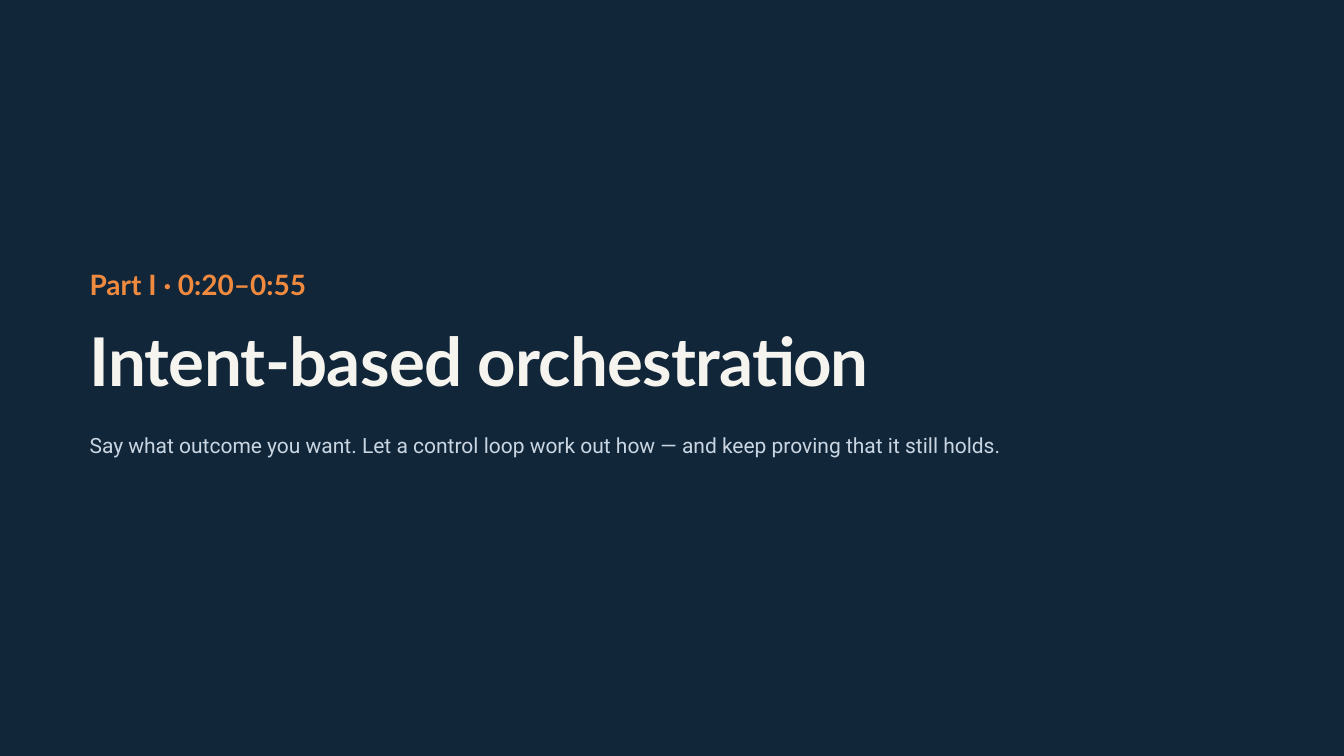
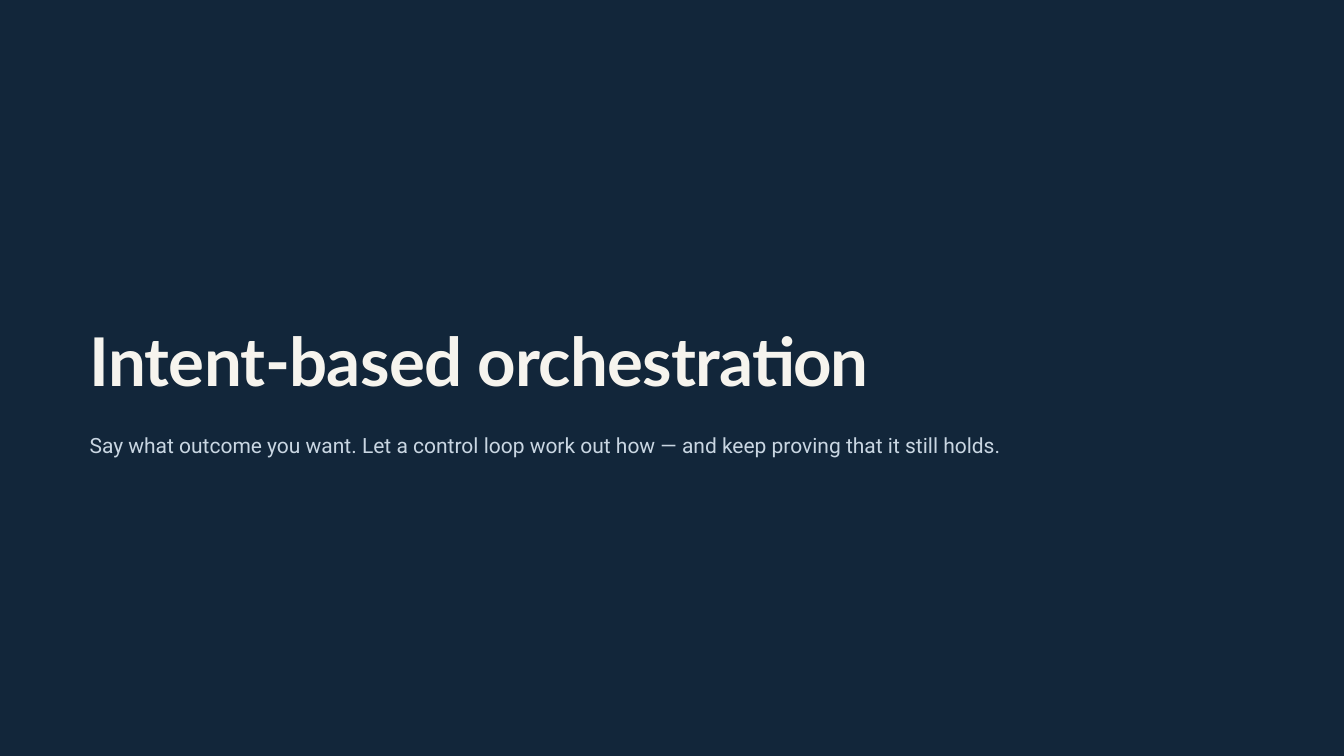
Before and after one commit to SannioEvolution/Material, a slide deck: slide 7 of 22 - Intent-Based Cloud Orchestration & Policy-as-Code for Compliance.pptx (slide 9 before the commit). Drawn at 1344x756 pixels with LibreOffice and Linux fonts; fonts in the diff are those of the drawing. Boxes give left, top, right and bottom in pixels: in the first picture for what was removed or moved away, otherwise in the second. Text is boxed around its words. In the diff, an @@ line names an element or a change of style, - is before the commit and + after.

```diff
--- a/22 - Intent-Based Cloud Orchestration & Policy-as-Code for Compliance.pptx
+++ b/22 - Intent-Based Cloud Orchestration & Policy-as-Code for Compliance.pptx
@@ text removed at box(90, 274, 306, 296) @@
-Part I · 0:20–0:55
```
Also in this commit, not shown: 8 other slides changed, 6 slides added, 4 slides removed, 1 other file.
